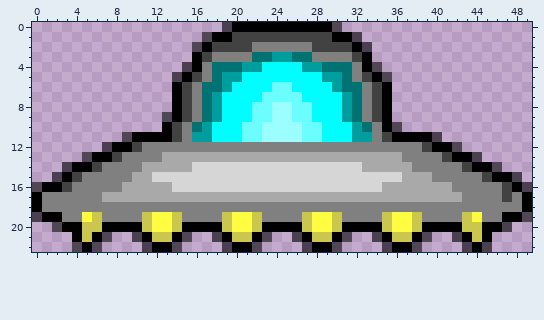
Pixel-art sprite: core/raw-sprites/invader-1.png. Above is the file before it was changed.
The file is 50x23 pixels.
After the commit:
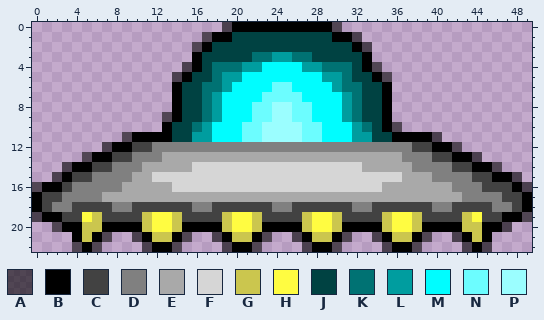
Palette (. is transparent): A #00000096  B #000000  C #424242  D #808080  E #a9a9a9  F #d6d6d6  G #cbc64e  H #fffc41  J #004242  K #007273  L #009d9f  M #00fdff  N #6cfdff  P #9bfeff
Diff:
@@ x 0..49 @@
  0 ...................ABBBBBBBBBBA...................
- 1 .................ABBCCCCCCCCCCBBA.................
- 2 ................ABCCCCDDDDDDCCCCBA................
- 3 ................BCDDDDKKLLKKDDDDCB................
- 4 ...............ABDKKKLLMMMMLLKKKDBA...............
- 5 ..............ABCDKLLMMMMMMMMLLKDCBA..............
- 6 ..............BCDKKLMMMMNNMMMMLKKDCB..............
- 7 ..............BCDKLMMMMNNNNMMMMLKDCB..............
- 8 ..............BCDKLMMMNNPPNNMMMLKDCB..............
- 9 .............ABCDKLMMMNNPPNNMMMLKDCB..............
-10 .............BCDKLMMMNNPPPPNNMMMLKDBA.............
-11 .........ABBBBCDLLMMMNNPPPPNNMMMLLDCBBBBA.........
-12 .......ABBCDDDDDDDDDDDDDDDDDDDDDDDDDDDDCBBA.......
-13 .....ABBCDDDDEEEEEEEEEEEEEEEEEEEEEEEEDDDDCBBA.....
-14 ...ABBCDDDDEEEEEFFFFFFFFFFFFFFFFFEEEEEDDDDDCBBA...
-15 ..ABCDDDDDEEFFFFFFFFFFFFFFFFFFFFFFFFFEEEDDDDDCBBA.
-16 ABBCDDDDDEEEEEFFFFFFFFFFFFFFFFFFFFFEEEEEEEDDDDDCBA
-17 BDDDDDDEEEEEEEEEEEEEEEEEEEEEEEEEEEEEEEEEEEEDDDDCDB
-18 BDDDDDDDDDDDDDDDDDDDDDDDDDDDDDDDDDDDDDDDDDDDDDDDDB
-19 ABBDDHGDDDDGHHGDDDDGHHGDDDDGHHGDDDDGHHGDDDDGHDDBBA
+ 1 .................ABBJJJJJJJJJJBBA.................
+ 2 ................ABJJJJJJJJJJJJJJBA................
+ 3 ................BJJJJJKKLLKKJJJJJB................
+ 4 ...............ABJKKKLLMMMMLLKKKJBA...............
+ 5 ..............ABJJKLLMMMMMMMMLLKJJBA..............
+ 6 ..............BJJKKLMMMMNNMMMMLKKJJB..............
+ 7 ..............BJJKLMMMMNNNNMMMMLKJJB..............
+ 8 ..............BJJKLMMMNNPPNNMMMLKJJB..............
+ 9 .............ABJJKLMMMNNPPNNMMMLKJJB..............
+10 .............BJJKLMMMNNPPPPNNMMMLKJBA.............
+11 .........ABBBBJJLLMMMNNPPPPNNMMMLLJJBBBBA.........
+12 .......ABBCCDDDDDDDDDDDDDDDDDDDDDDDDDDCCBBA.......
+13 .....ABBCCDDDEEEEEEEEEEEEEEEEEEEEEEEEDDDCCBBA.....
+14 ...ABBCCDDDEEEEEFFFFFFFFFFFFFFFFFEEEEEDDDDCCBBA...
+15 ..ABCCDDDDEEFFFFFFFFFFFFFFFFFFFFFFFFFEEEDDDDCCBBA.
+16 ABBCDDDDDEEEEEFFFFFFFFFFFFFFFFFFFFFEEEEEEEDDDCCCBA
+17 BCCDDDDEEEEEEEEEEEEEEEEEEEEEEEEEEEEEEEEEEEEDDDDCCB
+18 BCDDCCCCDDCCCCCCDDCCCCCCDDCCCCCCDDCCCCCCDDCCCCDDCB
+19 ABBCCHGCCCCGHHGCCCCGHHGCCCCGHHGCCCCGHHGCCCCGHCCBBA
 20 ..ABBGGBBBBGHHGBBBBGHHGBBBBGHHGBBBBGHHGBBBBGGBBA..
Pixel boxes of the changes (left, top, right, bottom) in both pictures:
changed: (42, 32, 522, 222)
